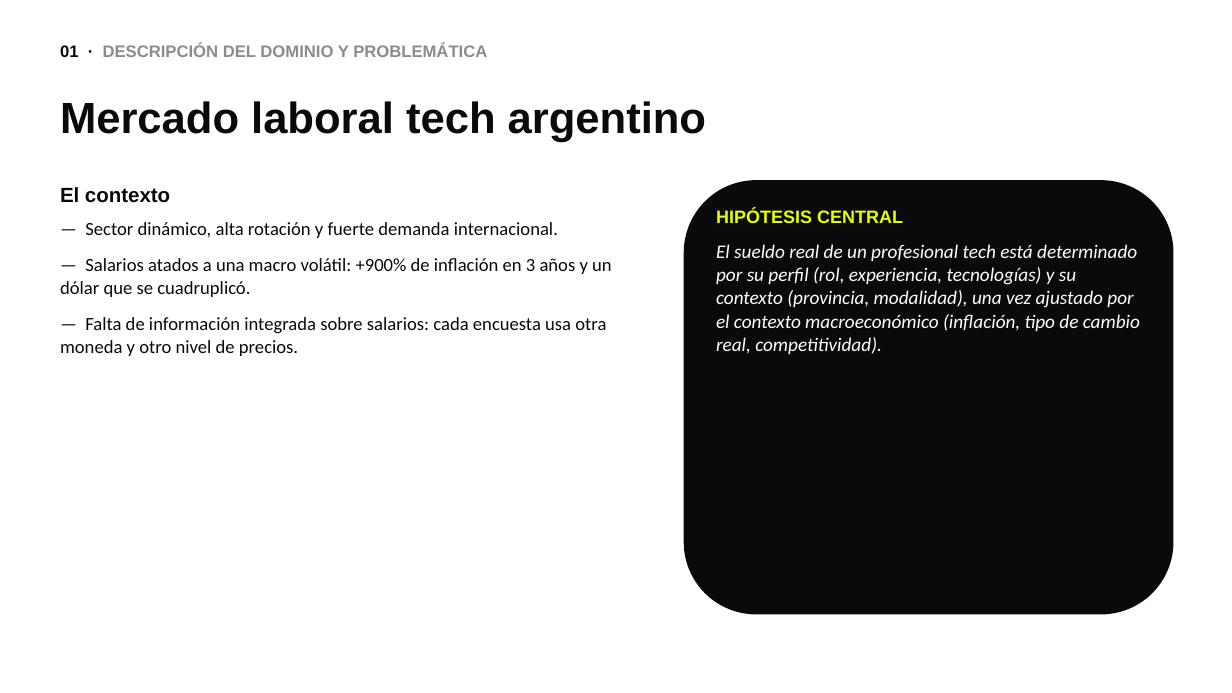
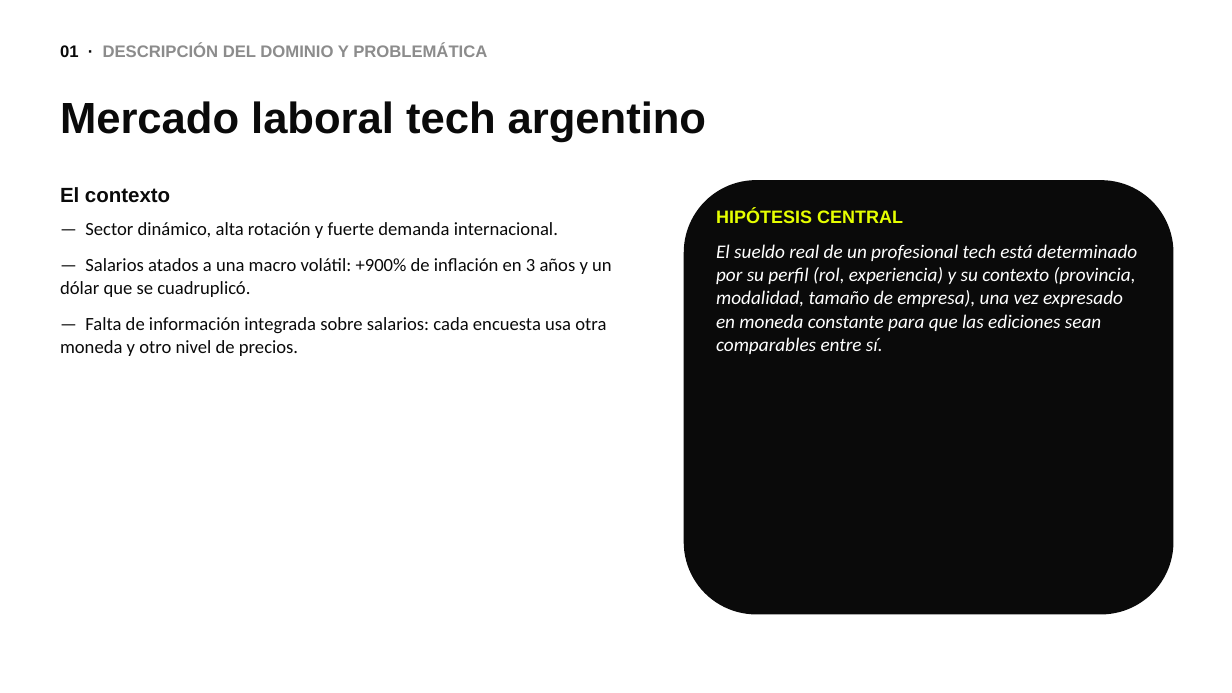
Before and after one commit to fbmassi/tpo-sueldos, a slide deck: slide 3 of presentacion/defensa_oral.pptx. Drawn at 1232x693 pixels with LibreOffice and Linux fonts; fonts in the diff are those of the drawing. Boxes give left, top, right and bottom in pixels: in the first picture for what was removed or moved away, otherwise in the second. Text is boxed around its words. In the diff, an @@ line names an element or a change of style, - is before the commit and + after.

```diff
--- a/presentacion/defensa_oral.pptx
+++ b/presentacion/defensa_oral.pptx
@@ text at bbox=[716, 244, 1137, 354]: text changed @@
-El sueldo real de un profesional tech está determinado por su perfil (rol, experiencia, tecnologías) y su contexto (provincia, modalidad), una vez ajustado por el contexto macroeconómico (inflación, tipo de cambio real, competitividad).
+El sueldo real de un profesional tech está determinado por su perfil (rol, experiencia) y su contexto (provincia, modalidad, tamaño de empresa), una vez expresado en moneda constante para que las ediciones sean comparables entre sí.
```
Also in this commit, not shown: 3 other slides changed, 1 slide removed, 22 other files.
